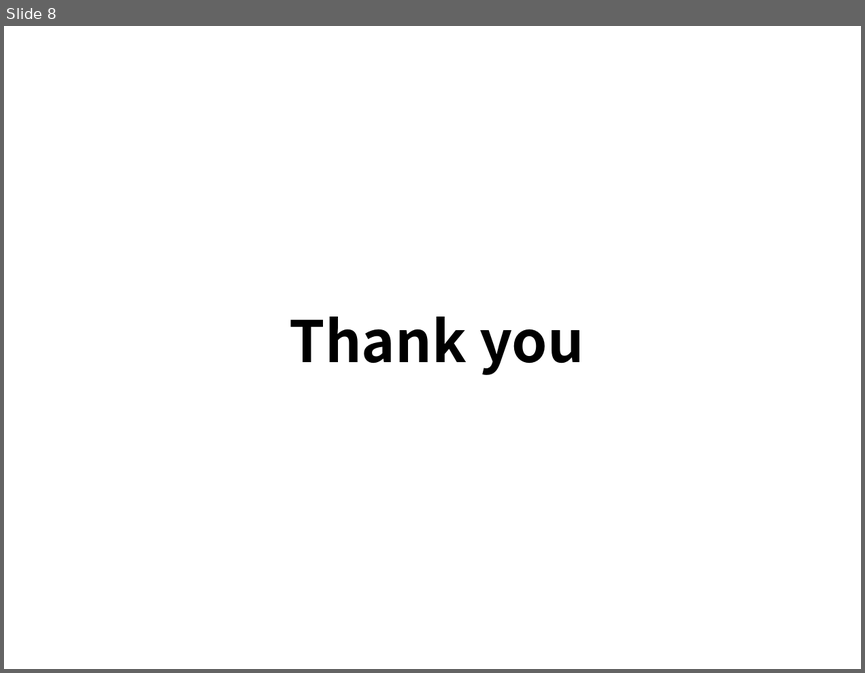
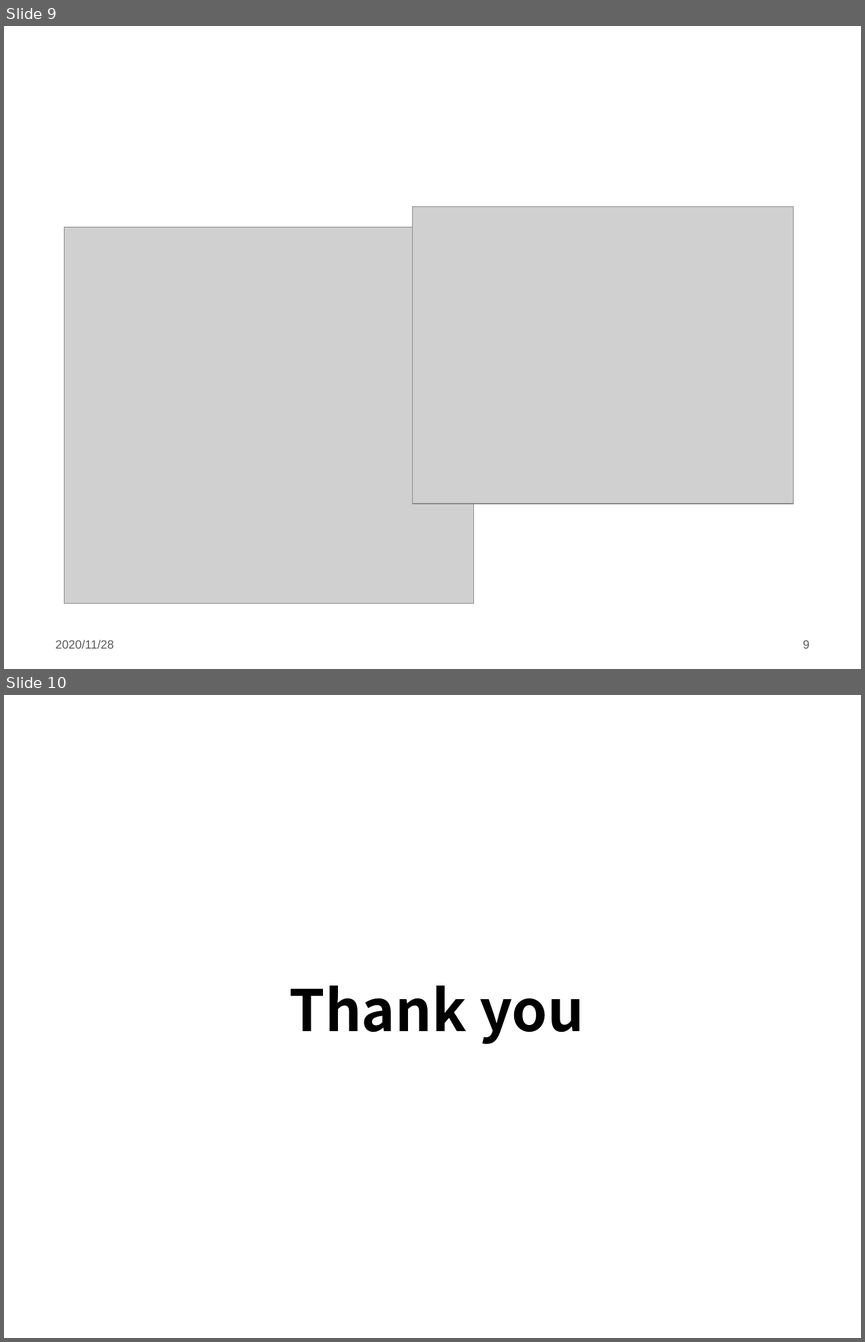
Before and after one commit to LintianShi/Research-Proposal, a slide deck: Symbolic_execution.pptx. Shown one above the other, each under a label of ours: slide 8 before the commit, slides 9 and 10 after it. The pictures are 865x673 and 865x1342 pixels, drawn with LibreOffice and Linux fonts; fonts in the diff are those of the drawing; grey boxes stand for pictures; background and template pictures are left out. Boxes give left, top, right and bottom in pixels: in the first picture for what was removed or moved away, otherwise in the second. Text is boxed around its words. In the diff, an @@ line names an element or a change of style, - is before the commit and + after.

```diff
--- a/Symbolic_execution.pptx
+++ b/Symbolic_execution.pptx
@@ slide 9 added at [4,26,861,669], background #FFFFFF @@
@@ picture added at [413,207,793,503] @@
@@ picture added at [64,227,473,603] @@
@@ text added at [56,639,114,648], 10 pt, text #595959 @@
+2020/11/28
@@ page number added at [803,640,810,648], 10 pt, text #595959 @@
+9
@@ what was slide 8 is now slide 10 @@
```
Also in this commit, not shown: 1 slide changed, 1 other slide added.
